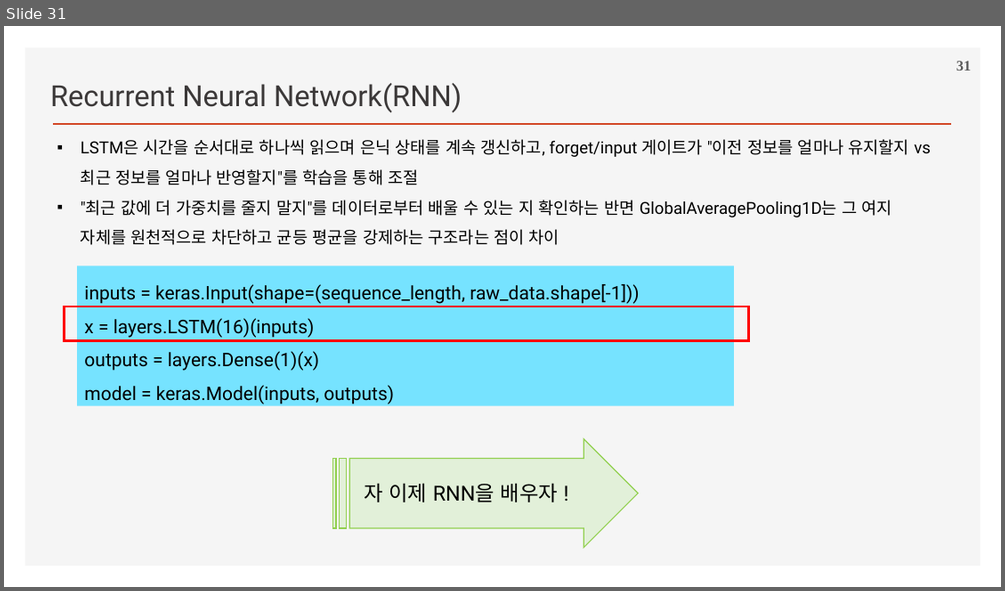
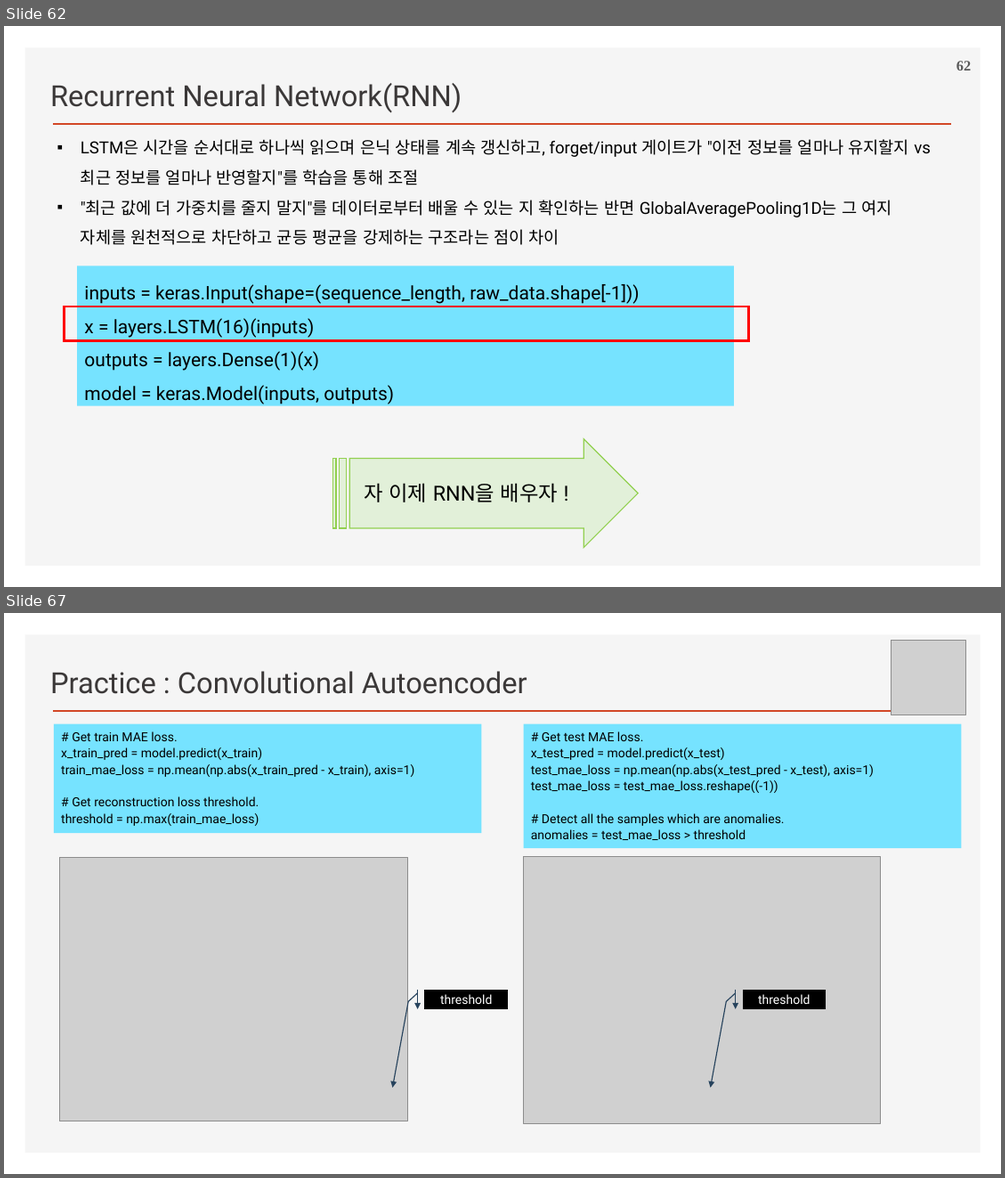
Before and after one commit to ancestor9/2026_Fall_Deep-Learning-with-Python, a slide deck: Chapter 13 Timeseries forecasting.pptx. Shown one above the other, each under a label of ours: slide 31 before the commit, slides 62 and 67 after it; the slides between them are not shown. The pictures are 1005x591 and 1005x1178 pixels, drawn with LibreOffice and Linux fonts; fonts in the diff are those of the drawing; grey boxes stand for pictures; background and template pictures are left out. Boxes give left, top, right and bottom in pixels: in the first picture for what was removed or moved away, otherwise in the second. Text is boxed around its words. In the diff, an @@ line names an element or a change of style, - is before the commit and + after.

```diff
--- a/Chapter 13 Timeseries forecasting.pptx
+++ b/Chapter 13 Timeseries forecasting.pptx
@@ slide 67 added at bbox=[4, 613, 1001, 1174], background #FFFFFF; not listed: 2 template elements that a slide beside it also shows @@
@@ picture added at bbox=[890, 641, 966, 715] @@
@@ text added at bbox=[50, 671, 527, 694], 28 pt, text #3B3838 @@
+Practice : Convolutional Autoencoder
@@ rectangle added at bbox=[54, 723, 482, 833], fill #76E3FF, 12 pt, text #000000 @@
+# Get train MAE loss.
+x_train_pred = model.predict(x_train)
+train_mae_loss = np.mean(np.abs(x_train_pred - x_train), axis=1)
+# Get reconstruction loss threshold.
+threshold = np.max(train_mae_loss)
@@ rectangle added at bbox=[524, 723, 961, 848], fill #76E3FF, 12 pt, text #000000 @@
+# Get test MAE loss.
+x_test_pred = model.predict(x_test)
+test_mae_loss = np.mean(np.abs(x_test_pred - x_test), axis=1)
+test_mae_loss = test_mae_loss.reshape((-1))
+# Detect all the samples which are anomalies.
+anomalies = test_mae_loss > threshold
@@ picture added at bbox=[59, 858, 408, 1121] @@
@@ picture added at bbox=[524, 857, 881, 1124] @@
@@ accent callout added at bbox=[424, 989, 508, 1008], fill #000000, outline #28445D 1 pt, 12 pt, text #FFFFFF @@
+threshold
@@ accent callout added at bbox=[743, 989, 826, 1008], fill #000000, outline #28445D 1 pt, 12 pt, text #FFFFFF @@
+threshold
@@ what was slide 31 is now slide 62 @@
@@ page number at bbox=[956, 61, 971, 70]: text changed @@
-31
+62
```
Also in this commit, not shown: 4 slides changed, 5 other slides added.
